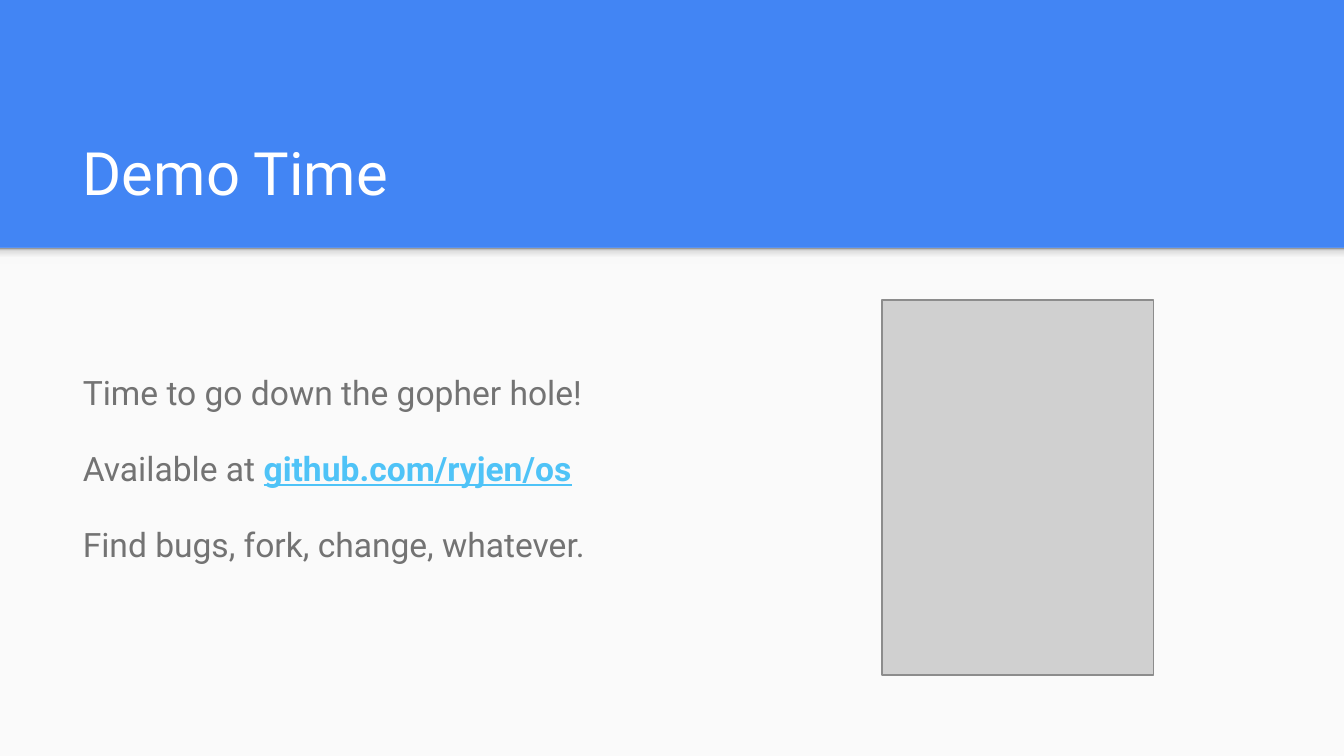
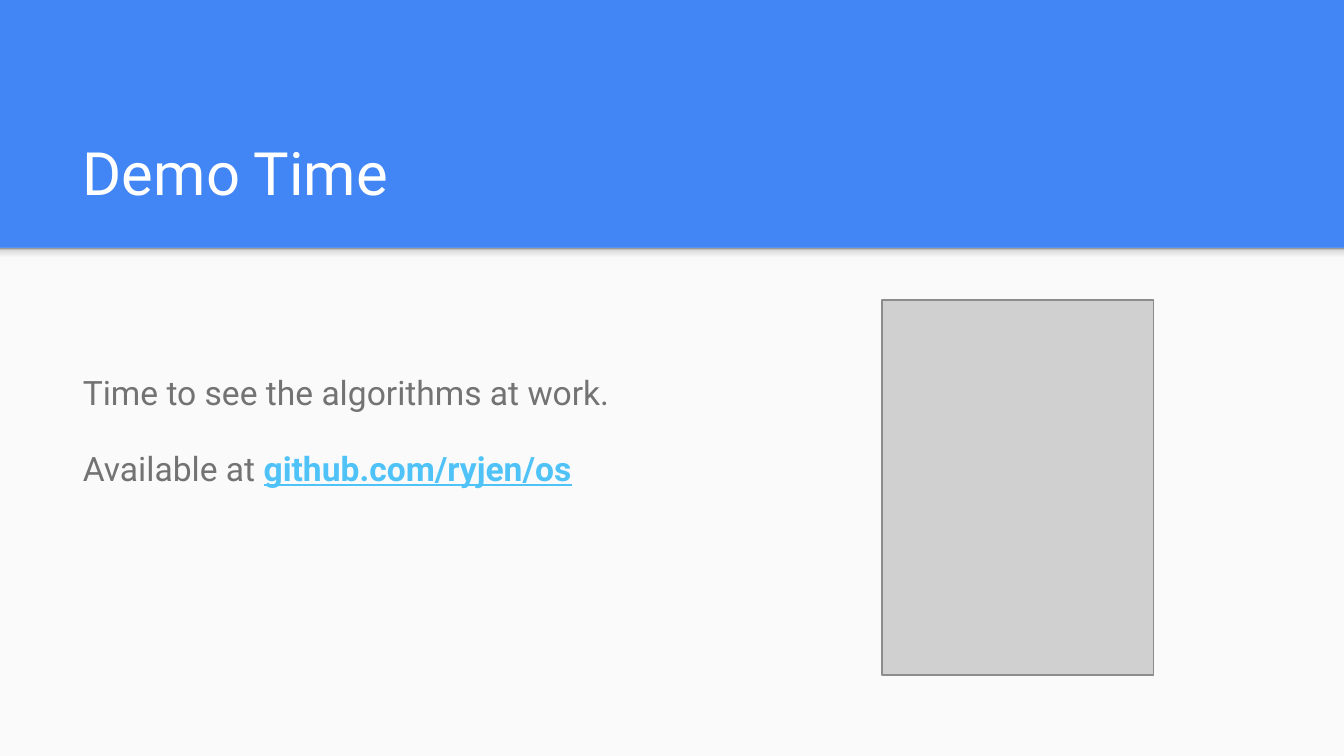
Before and after one commit to ryjen/scheduling-algos, a slide deck: slide 10 of scheduling/slides.pptx. Drawn at 1344x756 pixels with LibreOffice and Linux fonts; fonts in the diff are those of the drawing; grey boxes stand for pictures. Boxes give left, top, right and bottom in pixels: in the first picture for what was removed or moved away, otherwise in the second. Text is boxed around its words. In the diff, an @@ line names an element or a change of style, - is before the commit and + after.

```diff
--- a/scheduling/slides.pptx
+++ b/scheduling/slides.pptx
@@ text at <box>83,380,610,412</box>: text changed @@
-Time to go down the gopher hole!
+Time to see the algorithms at work.
@@ text at <box>83,531,585,564</box>: paragraph removed @@
-Find bugs, fork, change, whatever.
```
Also in this commit, not shown: 3 other slides changed.
